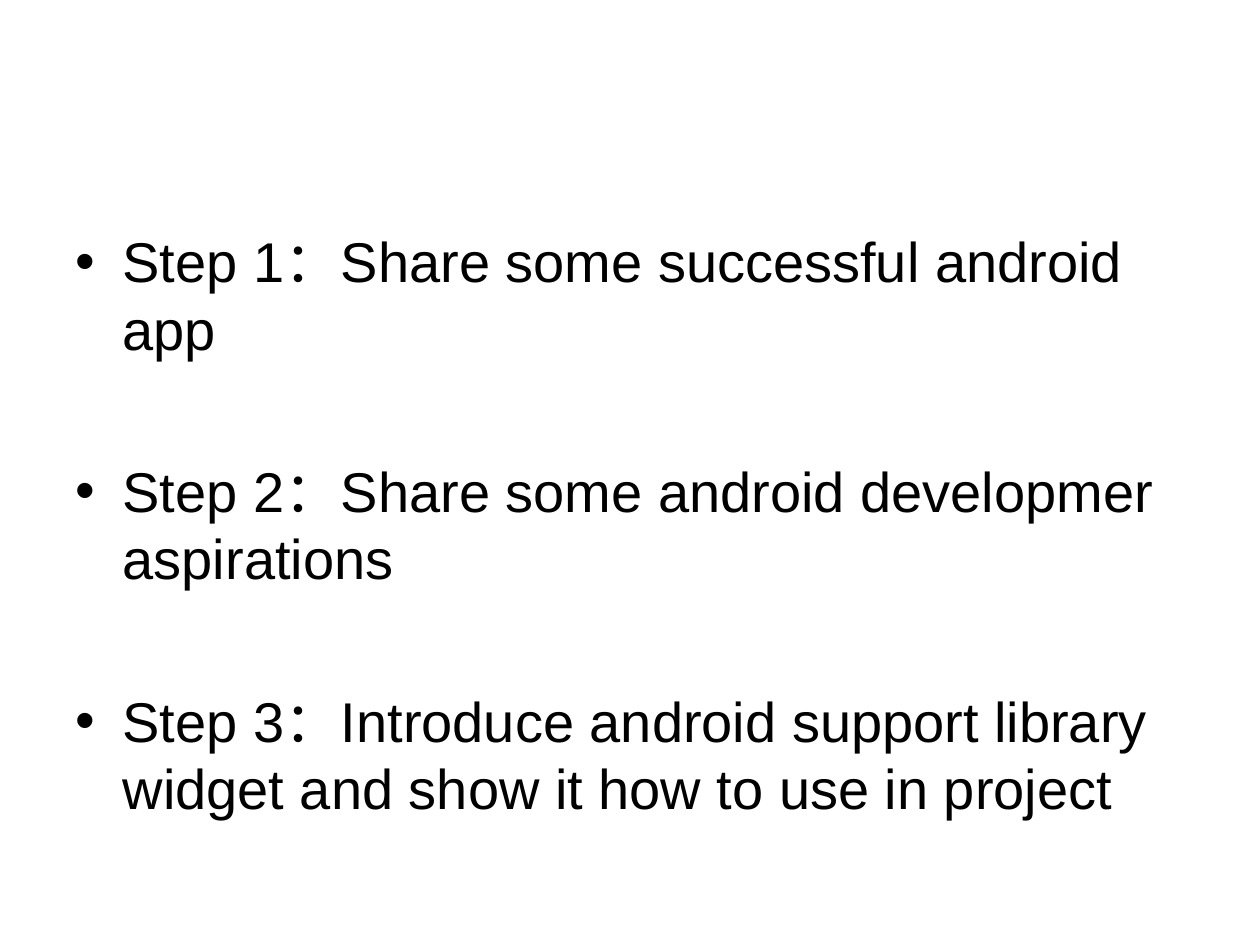
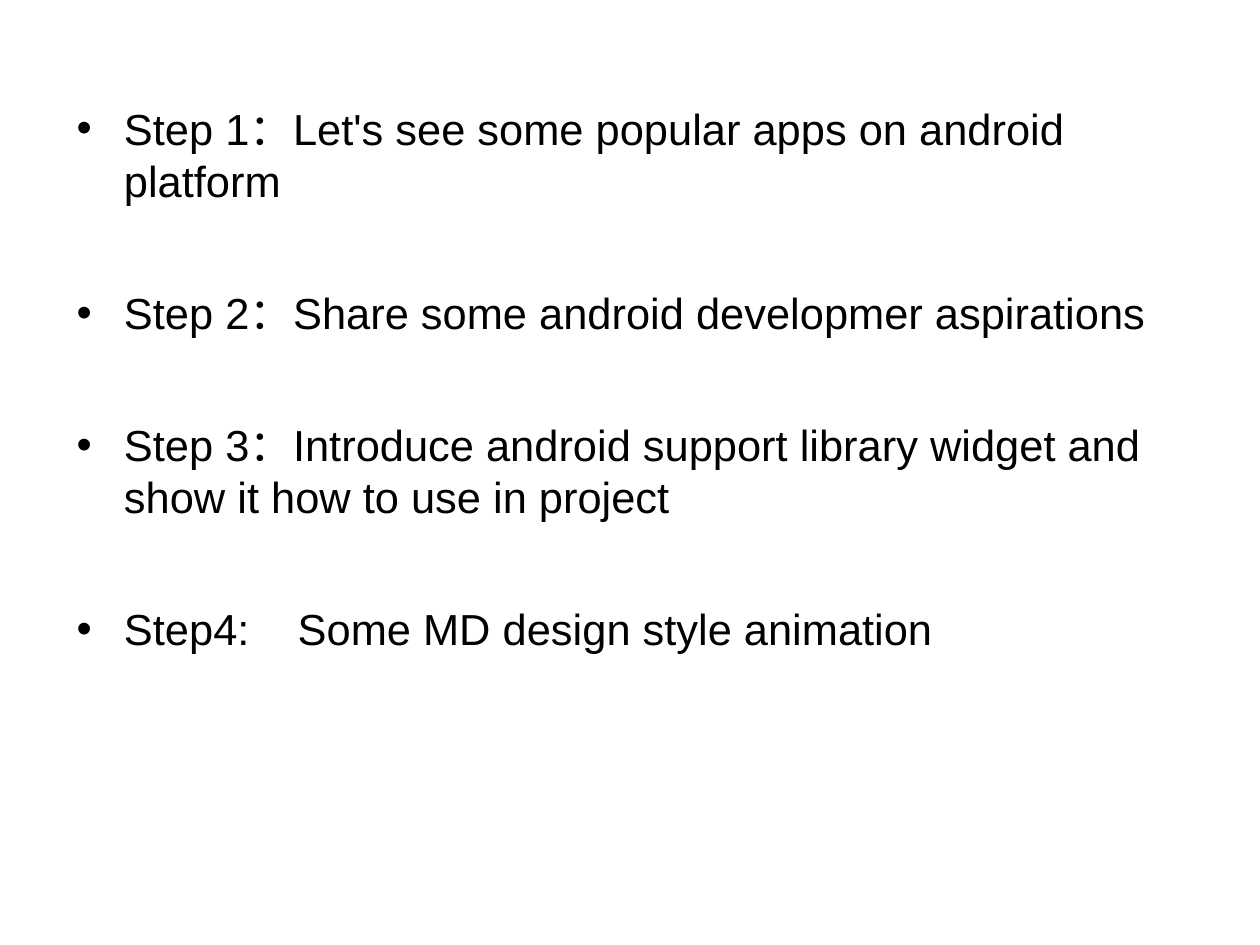
Before and after one commit to AlminChou/MaterialDemo, a slide deck: slide 2 of Material design.ppt. Drawn at 1260x945 pixels with LibreOffice and Linux fonts; fonts in the diff are those of the drawing. Boxes give left, top, right and bottom in pixels: in the first picture for what was removed or moved away, otherwise in the second. Text is boxed around its words. In the diff, an @@ line names an element or a change of style, - is before the commit and + after.

```diff
--- a/Material design.ppt
+++ b/Material design.ppt
@@ text "Step 1：Let's see some popular ...": place and size @@
-text "Step 1：Let's see some popular ..." at <box>123,241,1153,820</box>
+text "Step 1：Let's see some popular ..." at <box>124,113,1145,654</box>
@@ text at <box>124,113,1064,205</box>: text changed; size 32 to 24.8 pt @@
-• Step 1：Share some successful android app
+• Step 1：Let's see some popular apps on android platform
@@ text at <box>124,297,1145,521</box>: size 32 to 24.8 pt in "Step 2：Share some android developmer aspirations", "Step 3：Introduce android support library widget and ..." @@
@@ text at <box>124,613,932,654</box>: paragraph added @@
+• Step4: Some MD design style animation
```
Also in this commit, not shown: 2 other slides changed, 20 slides added, 2 slides removed, 17 other files.
